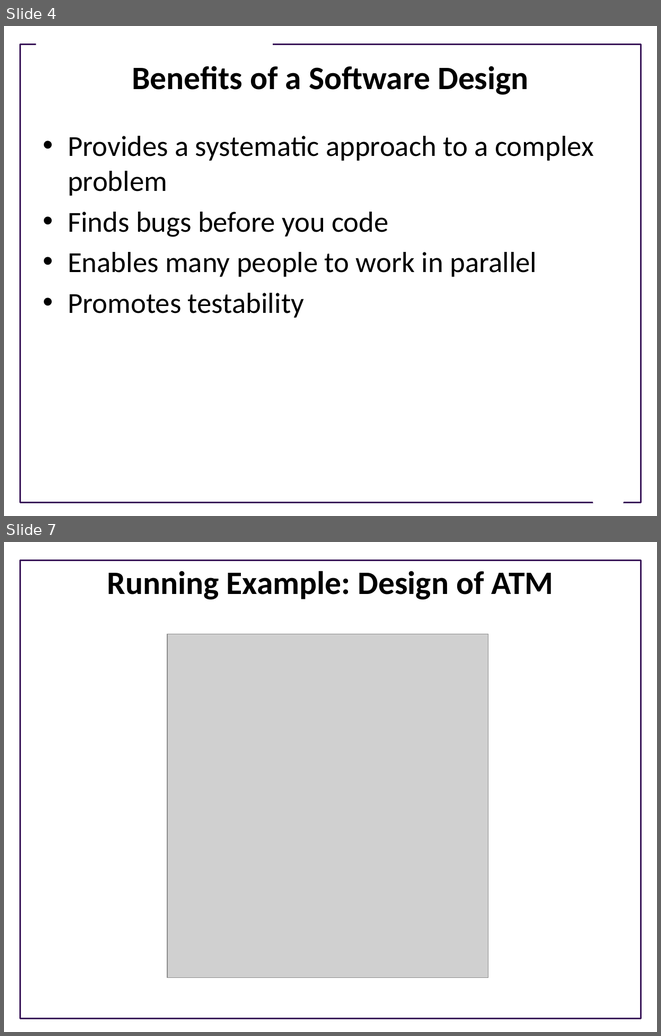
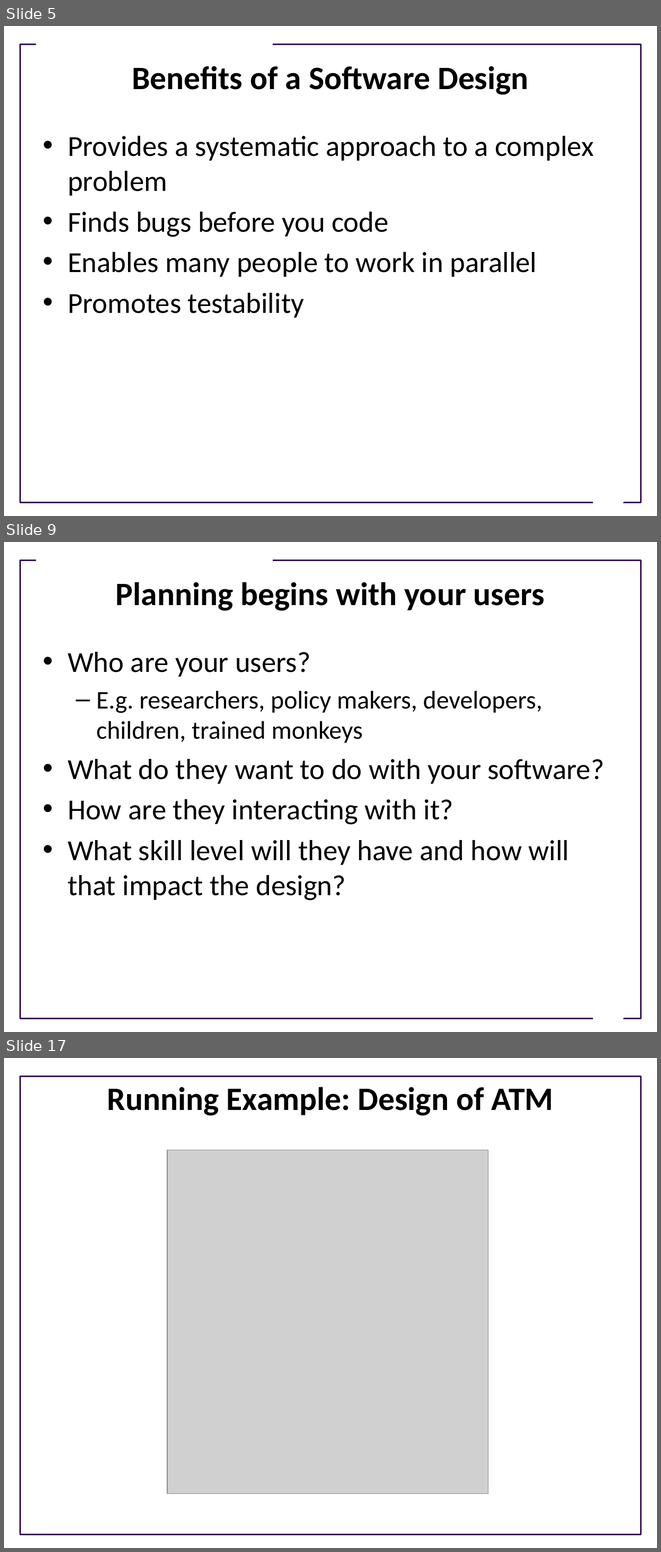
Before and after one commit to UWDIRECT/UWDIRECT.github.io, a slide deck: Wi21_content/SEDS/L10.Software_Design.pptx. Shown one above the other, each under a label of ours: slides 4 and 7 before the commit, slides 5, 9 and 17 after it; the slides between them are not shown. The pictures are 661x1036 and 661x1552 pixels, drawn with LibreOffice and Linux fonts; fonts in the diff are those of the drawing; grey boxes stand for pictures; background and template pictures are left out. Boxes give left, top, right and bottom in pixels: in the first picture for what was removed or moved away, otherwise in the second. Text is boxed around its words. In the diff, an @@ line names an element or a change of style, - is before the commit and + after.

```diff
--- a/Wi21_content/SEDS/L10.Software_Design.pptx
+++ b/Wi21_content/SEDS/L10.Software_Design.pptx
@@ slide 9 added at [4, 542, 657, 1032], background #FFFFFF; not listed: 3 template elements that a slide beside it also shows @@
@@ title added at [116, 582, 545, 611], 36 pt, text #000000, bold @@
+Planning begins with your users
@@ text added at [68, 652, 604, 900], 32 pt, text #000000 @@
+• Who are your users?
+  – E.g. researchers, policy makers, developers, children, trained monkeys
+• What do they want to do with your software?
+• How are they interacting with it?
+• What skill level will they have and how will that impact the design?
@@ what was slide 4 is now slide 5 @@
@@ what was slide 7 is now slide 17 @@
```
Also in this commit, not shown: 6 slides changed, 15 other slides added, 1 slide removed.
